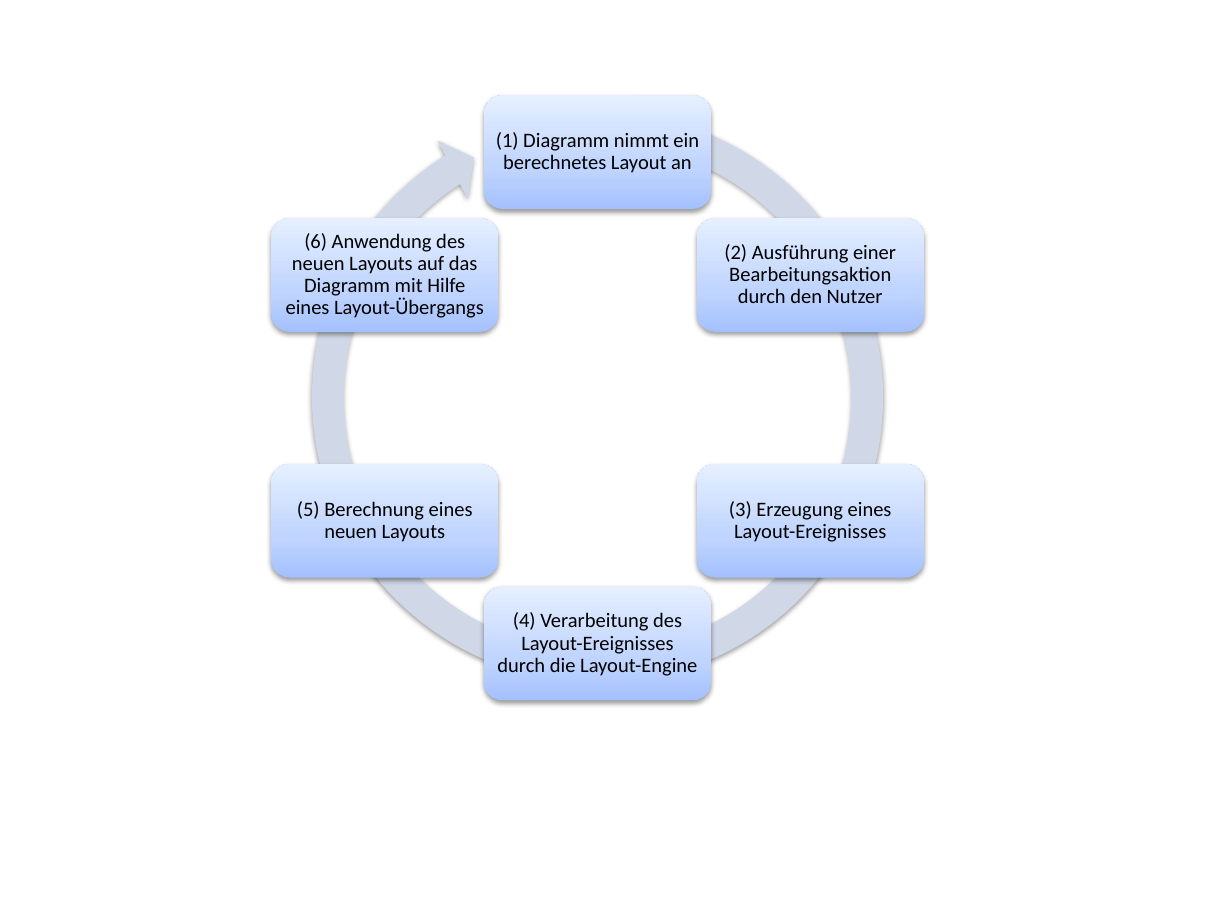
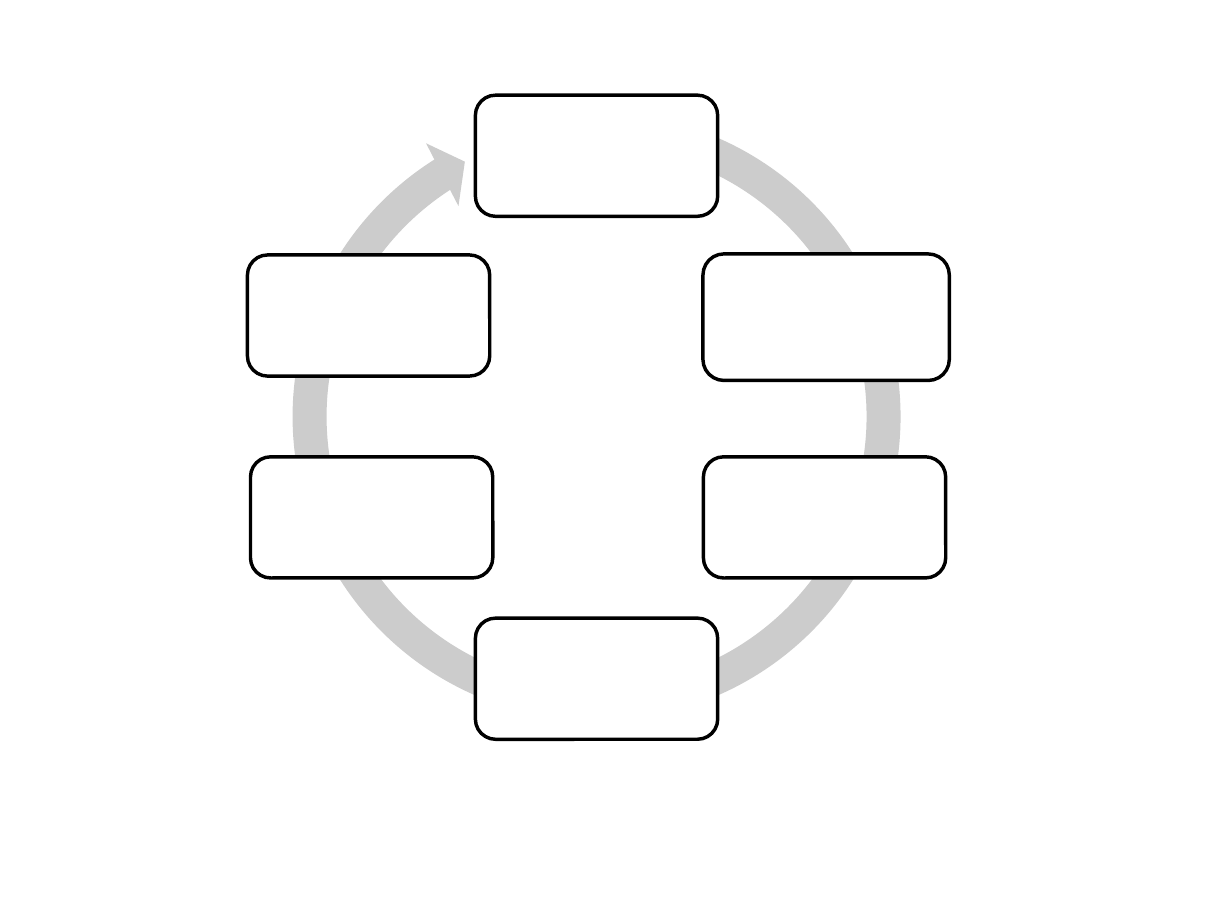
Before and after one commit to lukaskubanek/bachelor-thesis, a slide deck: slide 1 of bachelor-thesis/resources/interaction-loop.pptx. Drawn at 1232x924 pixels with LibreOffice and Linux fonts; fonts in the diff are those of the drawing. Boxes give left, top, right and bottom in pixels: in the first picture for what was removed or moved away, otherwise in the second. Text is boxed around its words. In the diff, an @@ line names an element or a change of style, - is before the commit and + after.

```diff
--- a/bachelor-thesis/resources/interaction-loop.pptx
+++ b/bachelor-thesis/resources/interaction-loop.pptx
@@ circular arrow: place and size @@
-circular arrow at box(294, 95, 901, 701)
+circular arrow at box(275, 95, 919, 739)
@@ circular arrow at box(275, 95, 919, 739): fill #D0D8E8 to #CCCCCC; shadow off; proportions changed @@
@@ rounded rectangle: place and size @@
-rounded rectangle at box(484, 95, 712, 208)
+rounded rectangle at box(476, 95, 718, 216)
@@ group removed at box(286, 132, 896, 676): 6 texts @@
-(1) Diagramm nimmt ein berechnetes Layout an
-(2) Ausführung einer Bearbeitungsaktion durch den Nutzer
-(3) Erzeugung eines Layout-Ereignisses
-(4) Verarbeitung des Layout-Ereignisses durch die Layout-Engine
-(5) Berechnung eines neuen Layouts
-(6) Anwendung des neuen Layouts auf das Diagramm mit Hilfe eines Layout-Übergangs
@@ rounded rectangle: place and size @@
-rounded rectangle at box(271, 218, 499, 331)
+rounded rectangle at box(248, 255, 490, 376)
@@ fill gradient #A4C4FF to #BFD4FF to #E6EEFF to #FFFFFF; outline none to #000000 2 pt; shadow off in 6 elements at box(476, 95, 718, 216), box(250, 457, 493, 578), box(703, 457, 946, 578), box(476, 618, 718, 739), box(248, 255, 490, 376), box(703, 254, 950, 381) @@
@@ rounded rectangle: place and size @@
-rounded rectangle at box(696, 218, 924, 331)
+rounded rectangle at box(703, 254, 950, 381)
@@ rounded rectangle: place and size @@
-rounded rectangle at box(271, 463, 499, 577)
+rounded rectangle at box(250, 457, 493, 578)
@@ rounded rectangle: place and size @@
-rounded rectangle at box(696, 463, 924, 577)
+rounded rectangle at box(703, 457, 946, 578)
@@ rounded rectangle: place and size @@
-rounded rectangle at box(484, 586, 712, 700)
+rounded rectangle at box(476, 618, 718, 739)
```
Also in this commit, not shown: 2 other files.
